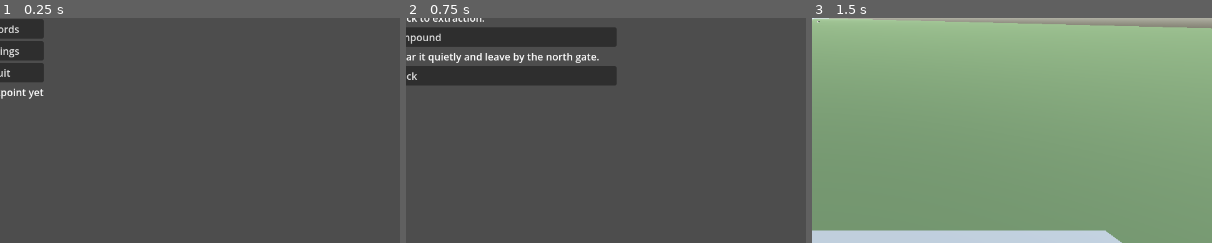
Above: before the commit, frames 1-3 (left to right).
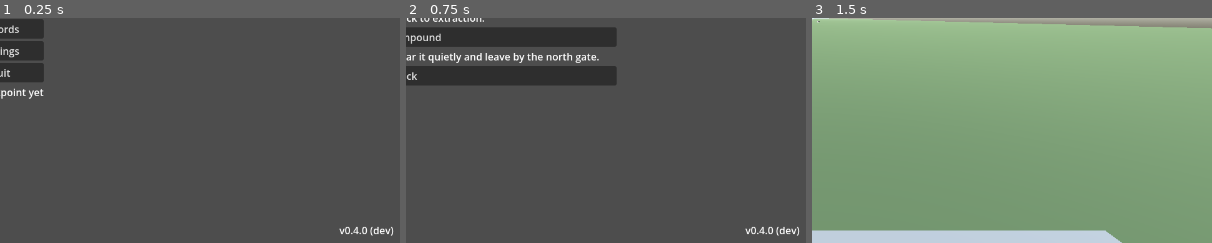
Above: after the commit, the same moments.

Repository: adam656677-oss/sniper
Game: Godot game, scene res://scenes/ui/main_menu.tscn
Same seed, same stepped clock (60 frames per second), same inputs: the game is played once before the commit and once after it.
Inputs:
- Up to frame 1 (0.25 s): no input
- Up to frame 2 (0.75 s): click "Missions" at 0.5 s
- Up to frame 3 (1.5 s): click "Shooting range" at 1.25 s
The pictures show only the part of the screen within x 50-100%, y 50-100%; the shares and areas given below are measured in that part.

The runs differ from the first frame. In frame 1, 0.2% of the frame differs, in the area x 84-99%, y 92-97%; in frame 2, 0.2%; in frame 3, nothing differs.

Commit message:
Add triage process, release builds, version stamping and design documents
Checklist items 4.1, 5.1, 6.1 and most of 6.5. Bug and playtest issue
templates label new issues for triage; docs/TRIAGE.md defines severities
and the weekly pass; the pull request template mirrors the working
agreements. The project carries version 0.4.0, CI stamps the commit hash
into development builds, and a release workflow on version tags
validates and exports a Windows release build. The main menu shows the
version and build. Mission 1 (Kestrel Pass) and the eight-mission
campaign outline are written up, with open questions for the owner.

Co-Authored-By: Claude Opus 5.5 <noreply@anthropic.com>
Claude-Session: https://claude.ai/code/session_01Eowivxxx5e3dLJLdS68ERi

Diff:
--- a/project.godot
+++ b/project.godot
@@ -2,6 +2,7 @@
 
 [application]
 config/name="Echo Ridge"
+config/version="0.4.0"
 run/main_scene="res://scenes/ui/main_menu.tscn"
 config/features=PackedStringArray("4.7")
 
--- a/scenes/ui/main_menu.gd
+++ b/scenes/ui/main_menu.gd
@@ -40,6 +40,13 @@
 	button(home, "Quit", func(): get_tree().quit())
 	status = Label.new()
 	home.add_child(status)
+	var version := Label.new()
+	version.text = build_label()
+	version.set_anchors_and_offsets_preset(Control.PRESET_BOTTOM_RIGHT)
+	version.position = Vector2(-220, -32)
+	version.horizontal_alignment = HORIZONTAL_ALIGNMENT_RIGHT
+	version.size = Vector2(210, 24)
+	add_child(version)
 	missions = VBoxContainer.new()
 	column.add_child(missions)
 	for i in range(MissionCatalog.count()):
@@ -61,6 +68,14 @@
 	records.add_child(records_text)
 	button(records, "Back", func(): show_screen(Screen.HOME))
 	show_screen(Screen.HOME)
+
+# "v0.4.0 (abc1234)" when CI stamped a build, "v0.4.0 (dev)" otherwise.
+static func build_label() -> String:
+	var version := String(ProjectSettings.get_setting("application/config/version", "0.0.0"))
+	var build := "dev"
+	if FileAccess.file_exists("res://build_info.txt"):
+		build = FileAccess.get_file_as_string("res://build_info.txt").strip_edges()
+	return "v%s (%s)" % [version, build]
 
 func button(parent: Node, text: String, callback: Callable) -> Button:
 	var b := Button.new()
--- a/tests/menus.gd
+++ b/tests/menus.gd
@@ -31,6 +31,7 @@
 	menu.scene_changer = func(path): requested.append(path)
 	check(menu.screen == menu.Screen.HOME and menu.home.visible and not menu.missions.visible, "Menu opens on the home screen")
 	check(menu.continue_button.disabled, "Continue is disabled without a checkpoint")
+	check(menu.build_label().begins_with("v0.4.0 ("), "The menu shows the version and build")
 	check(menu.continue_checkpoint() == "" and requested.is_empty(), "Continue without a checkpoint changes nothing")
 	menu.show_screen(menu.Screen.MISSIONS)
 	var buttons: Array = []
Not shown, added: .github/pull_request_template.md
Not shown, changed: docs/CHECKLIST.md
Not shown, added: docs/TRIAGE.md
Not shown, changed: docs/VALIDATION.md
Not shown, added: docs/design/campaign-outline.md
Not shown, added: docs/design/mission-01-kestrel-pass.md
